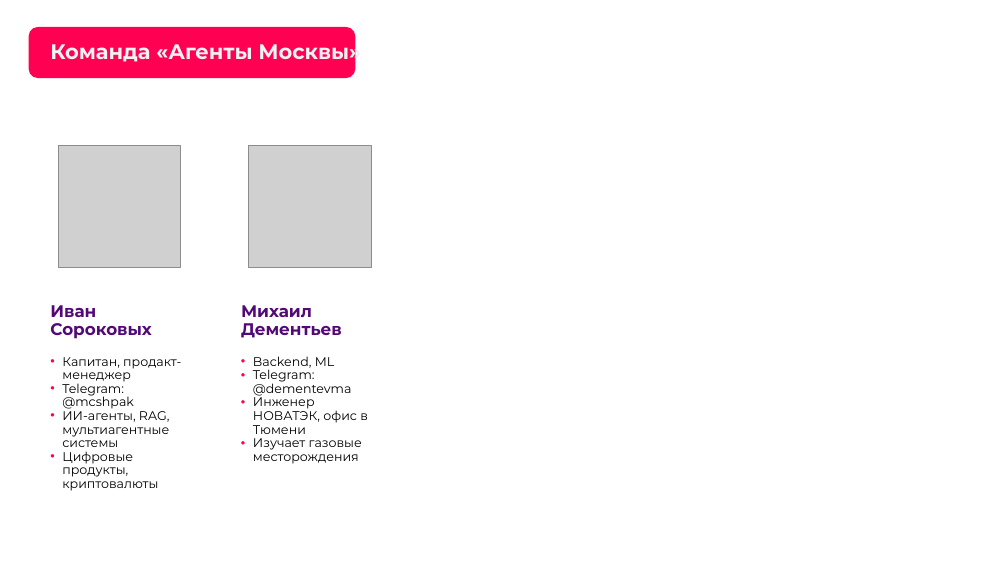
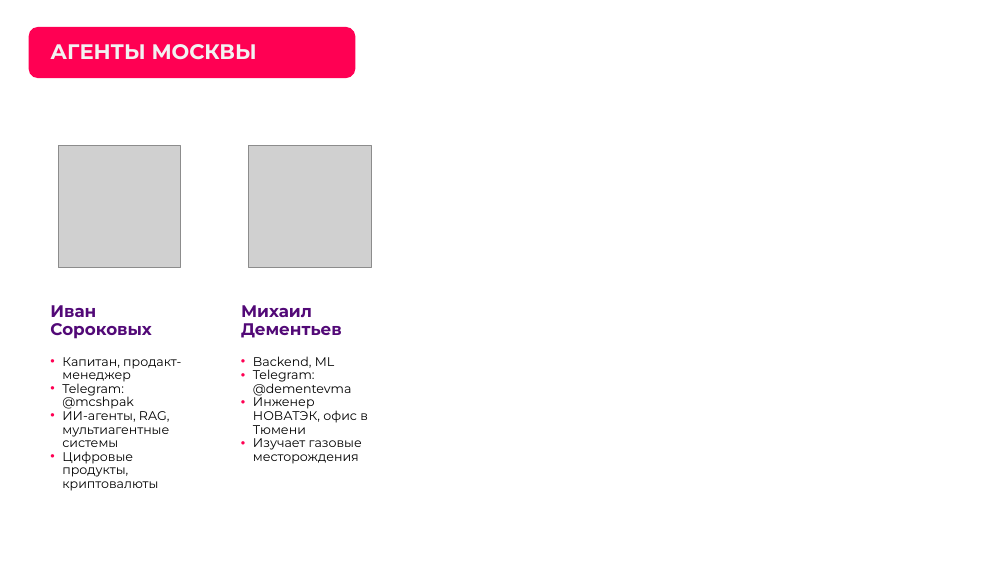
Before and after one commit to Krackenhell/lct-2026-weak-signals, a slide deck: slide 3 of presentation/Агенты_Москвы_Радар_слабых_сигналов.pptx. Drawn at 1008x567 pixels with LibreOffice and Linux fonts; fonts in the diff are those of the drawing; grey boxes stand for pictures; background and template pictures are left out. Boxes give left, top, right and bottom in pixels: in the first picture for what was removed or moved away, otherwise in the second. Text is boxed around its words. In the diff, an @@ line names an element or a change of style, - is before the commit and + after.

```diff
--- a/presentation/Агенты_Москвы_Радар_слабых_сигналов.pptx
+++ b/presentation/Агенты_Москвы_Радар_слабых_сигналов.pptx
@@ title at (50, 44, 257, 60): text changed @@
-Команда «Агенты Москвы»
+АГЕНТЫ МОСКВЫ
```
Also in this commit, not shown: 6 other slides changed, 5 other files.
